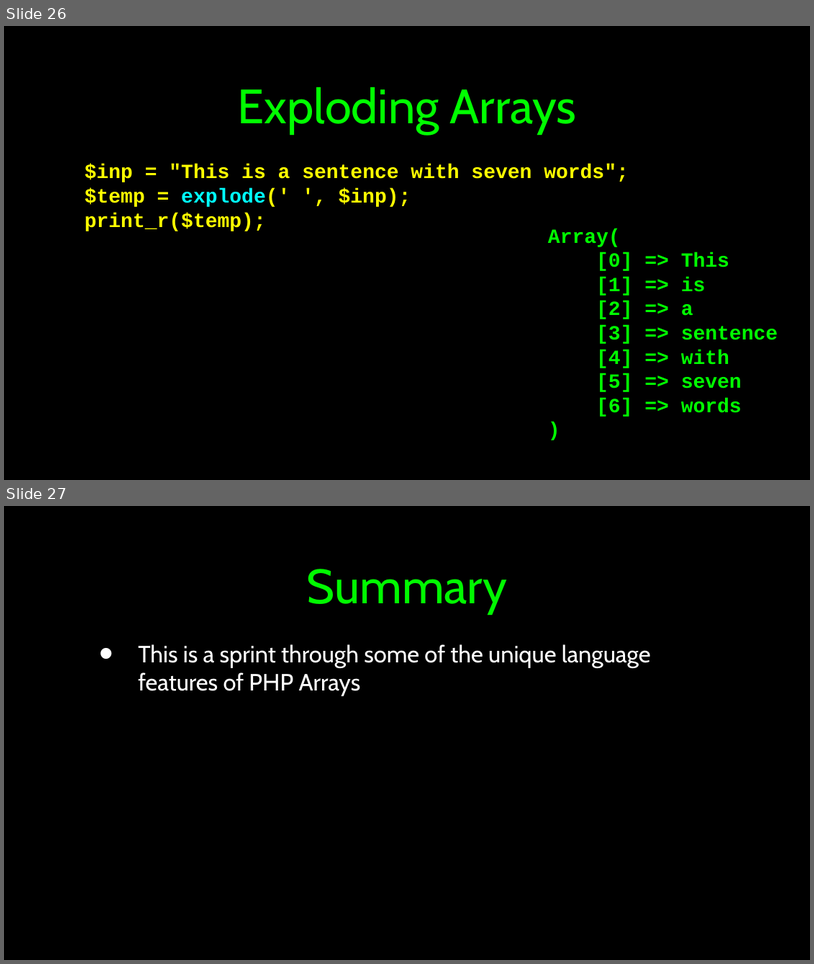
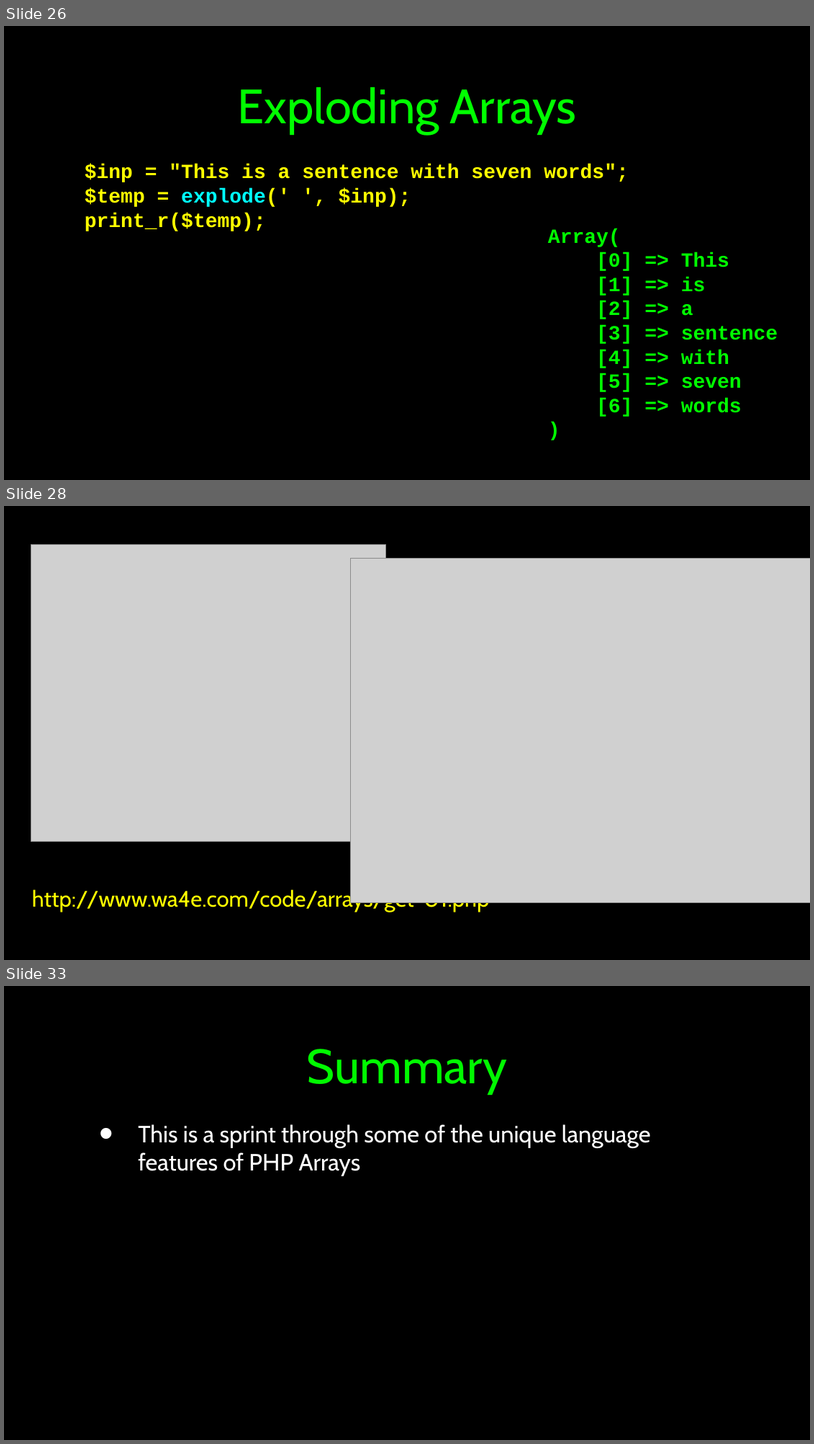
Before and after one commit to csev/wa4e, a slide deck: lectures/PHP-02-Arrays.ppt. Shown one above the other, each under a label of ours: slides 26 and 27 before the commit, slides 26, 28 and 33 after it; the slides between them are not shown. The pictures are 814x964 and 814x1444 pixels, drawn with LibreOffice and Linux fonts; fonts in the diff are those of the drawing; grey boxes stand for pictures. Boxes give left, top, right and bottom in pixels: in the first picture for what was removed or moved away, otherwise in the second. Text is boxed around its words. In the diff, an @@ line names an element or a change of style, - is before the commit and + after.

```diff
--- a/lectures/PHP-02-Arrays.ppt
+++ b/lectures/PHP-02-Arrays.ppt
@@ slide 28 added at (4,506,810,960), background #000000; not listed: 1 template element that a slide beside it also shows @@
@@ picture added at (31,545,386,842) @@
@@ picture added at (351,559,810,903) @@
@@ text added at (32,888,489,912), 20 pt, text #FFFF00 @@
+http://www.wa4e.com/code/arrays/get-01.php
@@ what was slide 27 is now slide 33 @@
```
Also in this commit, not shown: 5 other slides added, 1 other file.
